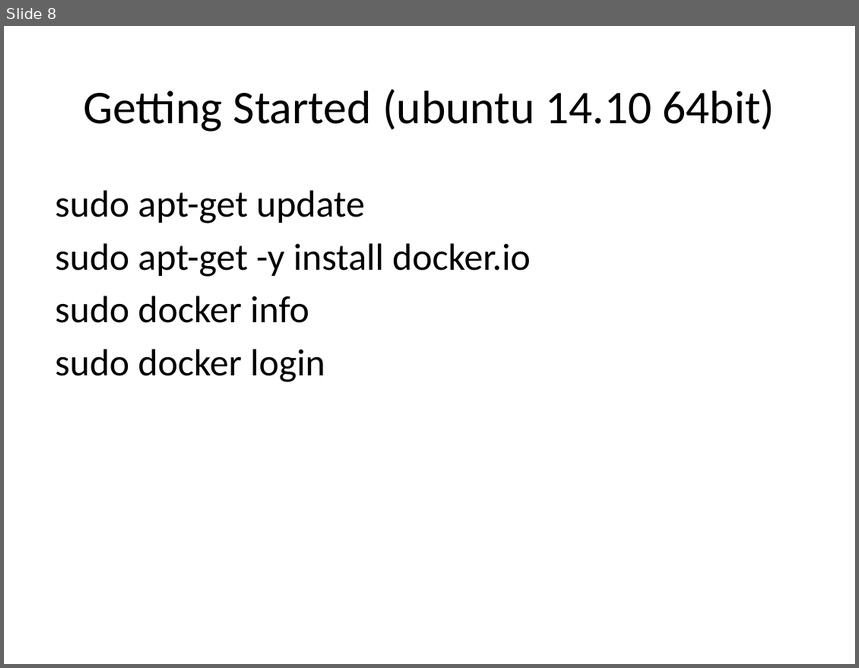
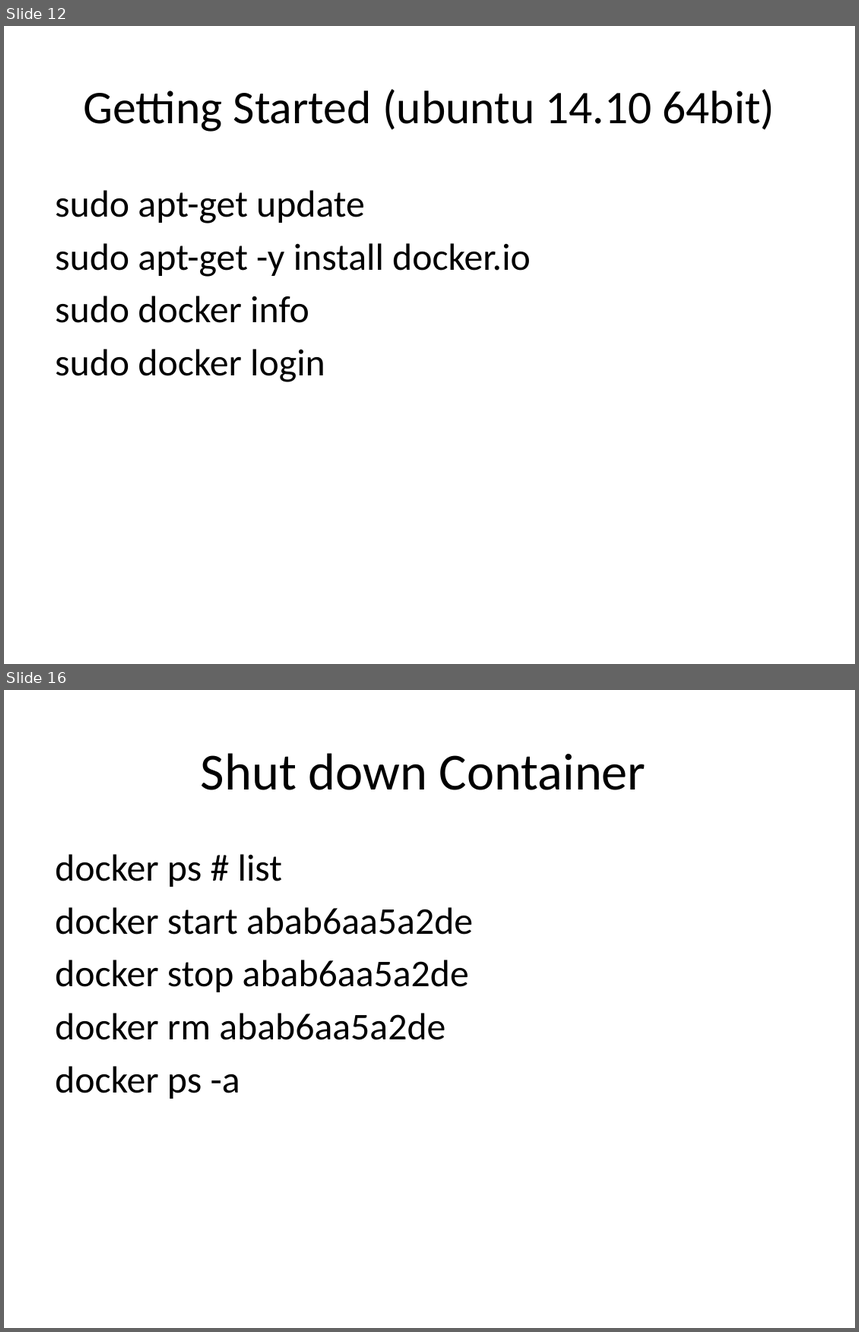
Before and after one commit to jerrywu2013/Docker, a slide deck: Docker.pptx. Shown one above the other, each under a label of ours: slide 8 before the commit, slides 12 and 16 after it; the slides between them are not shown. The pictures are 859x668 and 859x1332 pixels, drawn with LibreOffice and Linux fonts; fonts in the diff are those of the drawing; background and template pictures are left out. Boxes give left, top, right and bottom in pixels: in the first picture for what was removed or moved away, otherwise in the second. Text is boxed around its words. In the diff, an @@ line names an element or a change of style, - is before the commit and + after.

```diff
--- a/Docker.pptx
+++ b/Docker.pptx
@@ slide 16 added at box(4, 690, 855, 1328), background picture (left out) @@
@@ title added at box(201, 753, 646, 790), 44 pt, text #000000 @@
+Shut down Container
@@ text added at box(55, 854, 473, 1099), 32 pt, text #000000 @@
+docker ps # list
+docker start abab6aa5a2de
+docker stop abab6aa5a2de
+docker rm abab6aa5a2de
+docker ps -a
@@ what was slide 8 is now slide 12 @@
```
Also in this commit, not shown: 2 slides changed, 10 other slides added.
